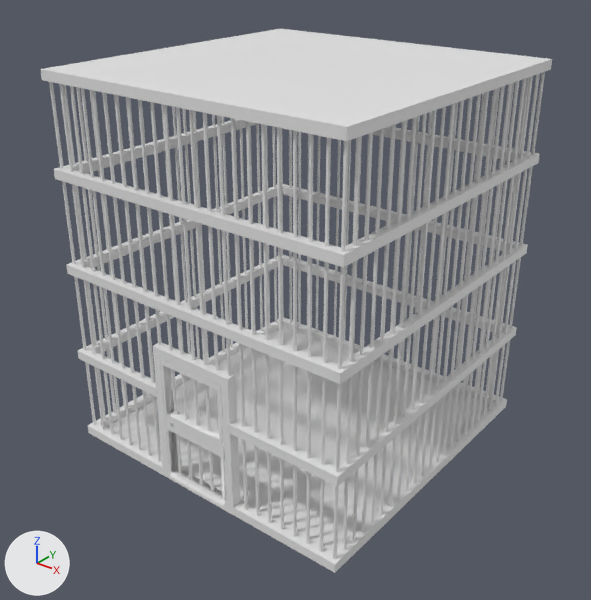
What one commit did to the FBX model Assets/3D Models/Furniture/cage.fbx.
Rendered twice from a 50 mm camera at (7.18, -9.17, 7.89) aimed at (0.07, -0.29, 2.38). Lighting does not change. The marker at lower left points along +X, +Y and +Z. Where no turn or scale is listed for an object, it has been applied to the vertices.

In view in the first picture: 'Cage', 'Cage Door'.
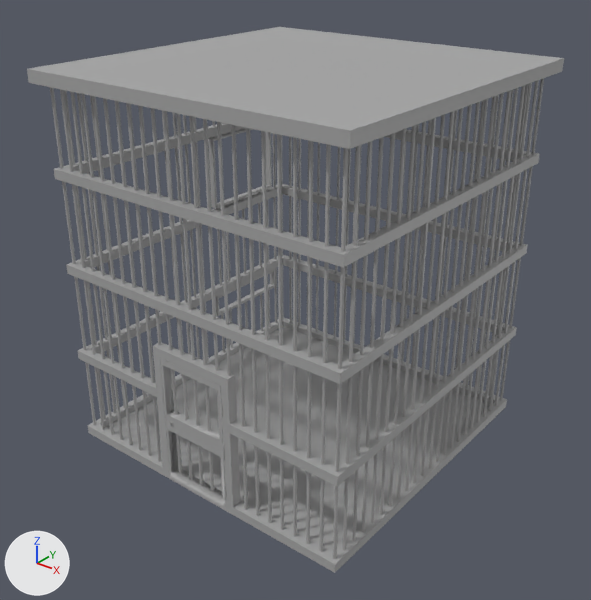
Commit message: Update cage

The change, as a diff of the scene's bpy script:
```diff
--- a/Assets/3D Models/Furniture/cage.fbx.py
+++ b/Assets/3D Models/Furniture/cage.fbx.py
@@ mat_m_cage_grey @@
+mat_m_cage_grey = principled_material('M_Cage_Grey')
+mat_m_cage_grey.base_color = (0.388, 0.388, 0.388)  # grey #a7a7a7
@@ me_cylinder_003 @@
 # used by ob_cage; location = (0.0, 0.0, 0.0)
-me_cylinder_003.from_pydata(...)  # 1553 vertices, 1246 faces; spans x -2.52..2.52, y -2.54..2.52, z 0.0..5.88
+me_cylinder_003.from_pydata(...)  # 2023 vertices, 1508 faces; spans x -2.52..2.52, y -2.54..2.52, z 0.0..5.88
+# me_cylinder_003 part 1: 4 vertices removed from x -2.39..2.39, y -2.37..2.37, z 5.85; 474 vertices added at x -2.51..-2.4, y 0.52..2.17, z 0.99..4.31
+# me_cylinder_003 part 2: 1155 faces spanning x -2.52..2.52, y -2.54..2.52, z 0.0..5.88 switch from no material to mat_m_cage_grey (grey #a7a7a7)
@@ me_cube_009 @@
 me_cube_009.from_pydata(...)  # 146 vertices, 134 faces; spans x -0.58..0.58, y -2.53..-2.36, z 0.04..2.12
+me_cube_009.materials.append(mat_m_cage_grey)  # grey #a7a7a7
@@ me_cube @@
+me_cube.from_pydata([(-2.56, -2.56, -0.09), (-2.65, -2.65, 0.09), (-2.56, 2.56, -0.09), (-2.65, 2.65, 0.09), (2.56, -2.56, -0.09), (2.65, -2.65, 0.09), (2.56, 2.56, -0.09), (2.65, 2.65, 0.09), (-2.65, 2.65, -0.09), (-2.65, -2.65, -0.09), (2.65, 2.65, -0.09), (2.65, -2.65, -0.09), (-2.56, 2.56, 0.05), (-2.56, -2.56, 0.05), (2.56, 2.56, 0.05), (2.56, -2.56, 0.05)], [], [(9, 1, 3, 8), (8, 3, 7, 10), (10, 7, 5, 11), (11, 5, 1, 9), (4, 0, 13, 15), (7, 3, 1, 5), (2, 0, 9, 8), (6, 2, 8, 10), (4, 6, 10, 11), (0, 4, 11, 9), (12, 14, 15, 13), (2, 6, 14, 12), (6, 4, 15, 14), (0, 2, 12, 13)])
+me_cube.materials.append(mat_m_cage_grey)  # grey #a7a7a7
@@ ob_cage_lid @@
+ob_cage_lid = bpy.data.objects.new('Cage Lid', me_cube)
+ob_cage_lid.location = (0.0, 0.0, 5.8)
```

Changed parts and their boxes (x1, y1, x2, y2) in the pictures (591 x 600 px):
'Cage', reshaped
    before: (40, 29, 552, 573)
    after: (50, 78, 544, 573)
'Cage Lid', added
    after: (27, 27, 564, 149)
'Cage Door', recoloured
    both: (160, 358, 226, 509)
part 1 of me_cylinder_003, built on
    after: (208, 121, 275, 353)
part 2 of me_cylinder_003, recoloured
    both: (50, 78, 544, 573)
